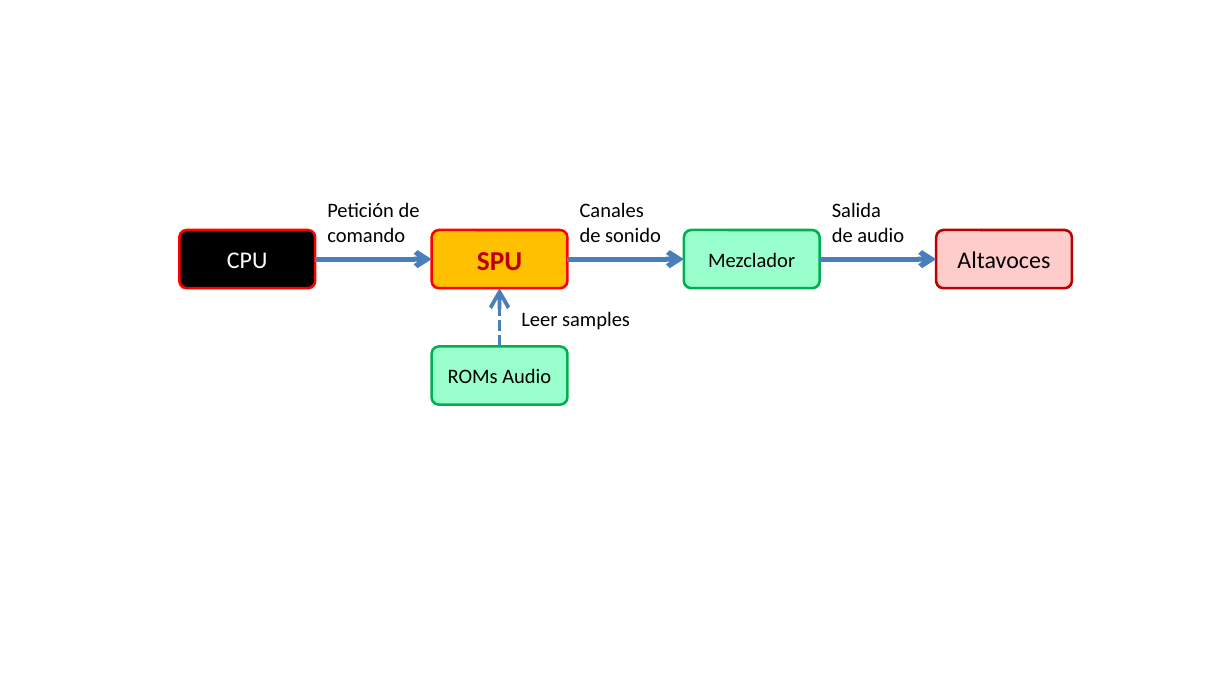
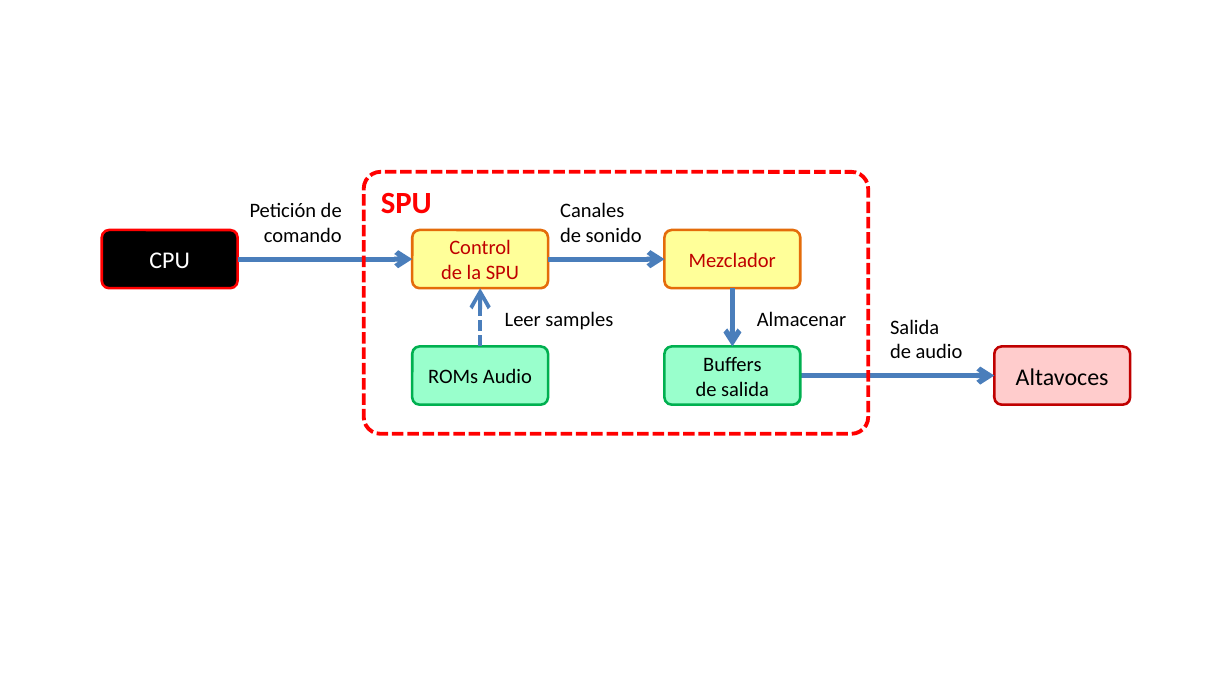
Before and after one commit to vircon32/Vircon32Documents, a slide deck: slide 2 of Specification/Spanish/Editable source images/Imágenes Spec Parte 5 - SPU.pptx. Drawn at 1232x693 pixels with LibreOffice and Linux fonts; fonts in the diff are those of the drawing. Boxes give left, top, right and bottom in pixels: in the first picture for what was removed or moved away, otherwise in the second. Text is boxed around its words. In the diff, an @@ line names an element or a change of style, - is before the commit and + after.

```diff
--- a/Specification/Spanish/Editable source images/Imágenes Spec Parte 5 - SPU.pptx
+++ b/Specification/Spanish/Editable source images/Imágenes Spec Parte 5 - SPU.pptx
@@ rounded rectangle added at (363,172,867,435), outline #FF0000 2.25 pt dashed, 18 pt, text #FF0000, bold @@
+SPU
@@ text "Petición de comando" at (250,202,342,242): alignment left to right @@
@@ text "Petición de comando": place and size @@
-text "Petición de comando" at (327,202,420,242)
+text "Petición de comando" at (250,202,342,242)
@@ rounded rectangle "CPU": place and size @@
-rounded rectangle "CPU" at (180,230,315,288)
+rounded rectangle "CPU" at (102,230,238,288)
@@ 3 rounded rectangles, 2 arrows, 1 text: place and size @@
-3 rounded rectangles, 2 arrows, 1 text at (431,202,819,404)
+3 rounded rectangles, 2 arrows, 1 text at (413,202,800,404)
@@ rounded rectangle "Control" at (413,230,548,288): fill #FFC000 to #FFFF99; outline #FF0000 1.5 pt to #E46C0A 1.5 pt @@
@@ text in rounded rectangle at (441,239,519,279): text changed; size 16 to 12 pt; bold off @@
-SPU
+Control
+de la SPU
@@ rounded rectangle "Mezclador" at (664,230,800,288): text colour #000000 to #C00000; fill #99FFCC to #FFFF99; outline #00B050 1.5 pt to #E46C0A 1.5 pt @@
@@ arrow moved from (315, 259) - (431, 259) to (238, 259) - (413, 259) @@
@@ text "Leer samples": place and size @@
-text "Leer samples" at (521,311,630,330)
+text "Leer samples" at (505,311,613,330)
@@ text "Leer samples" at (505,311,613,330): alignment left to right @@
@@ arrow added from (732, 288) to (732, 346), #4B7EBC 3 pt @@
@@ text added at (757,311,846,326), 12 pt, text #000000 @@
+Almacenar
@@ text "Salida": place and size @@
-text "Salida" at (832,202,904,242)
+text "Salida" at (890,319,963,358)
@@ rounded rectangle added at (664,346,800,404), fill #99FFCC, outline #00B050 1.5 pt, 12 pt, text #000000 @@
+Buffers
+de salida
@@ rounded rectangle "Altavoces": place and size @@
-rounded rectangle "Altavoces" at (936,230,1072,288)
+rounded rectangle "Altavoces" at (994,346,1130,404)
@@ arrow moved from (819, 259) - (936, 259) to (801, 376) - (994, 376) @@
```
Also in this commit, not shown: 2 other slides changed, 8 other files.
